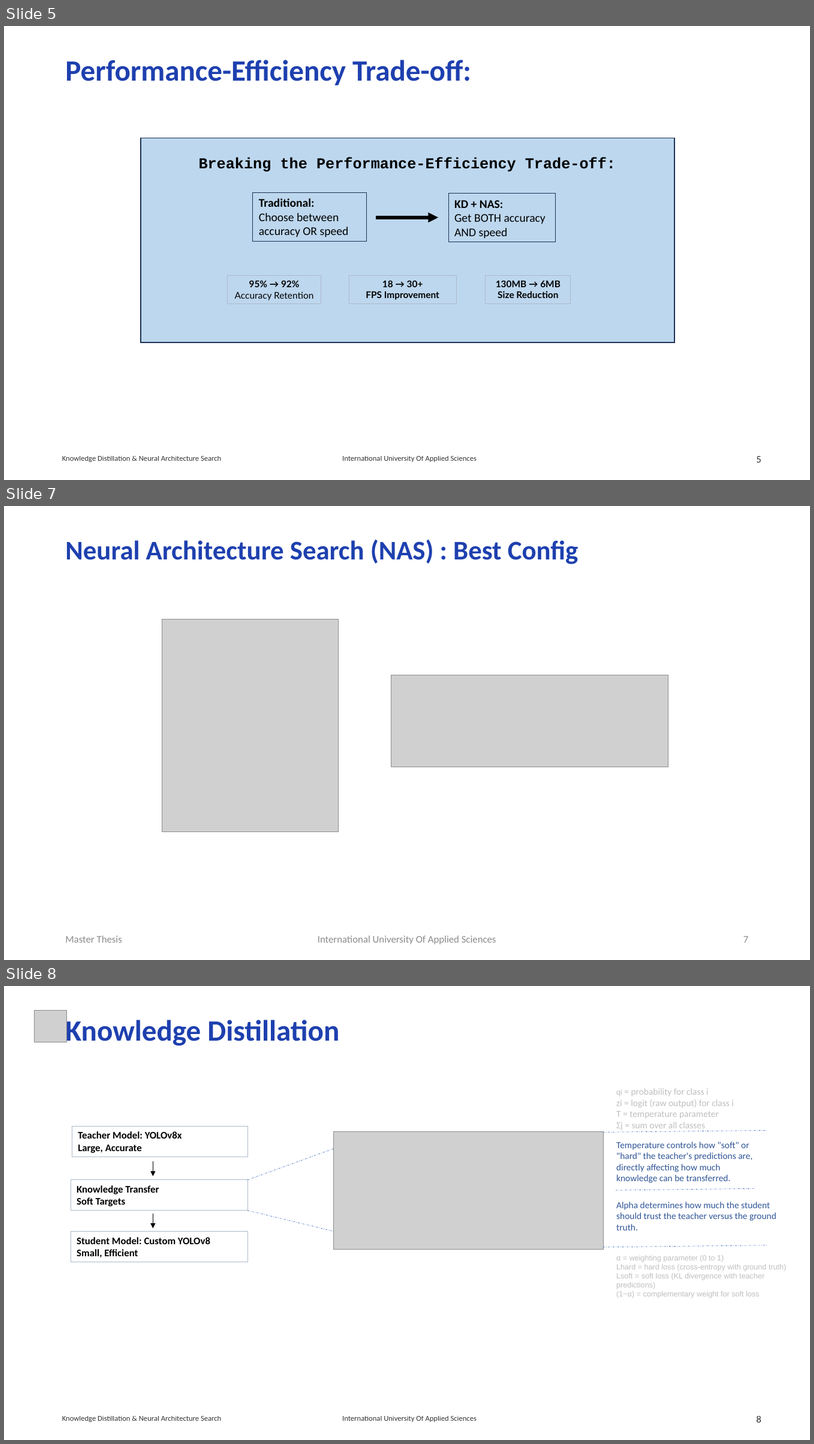
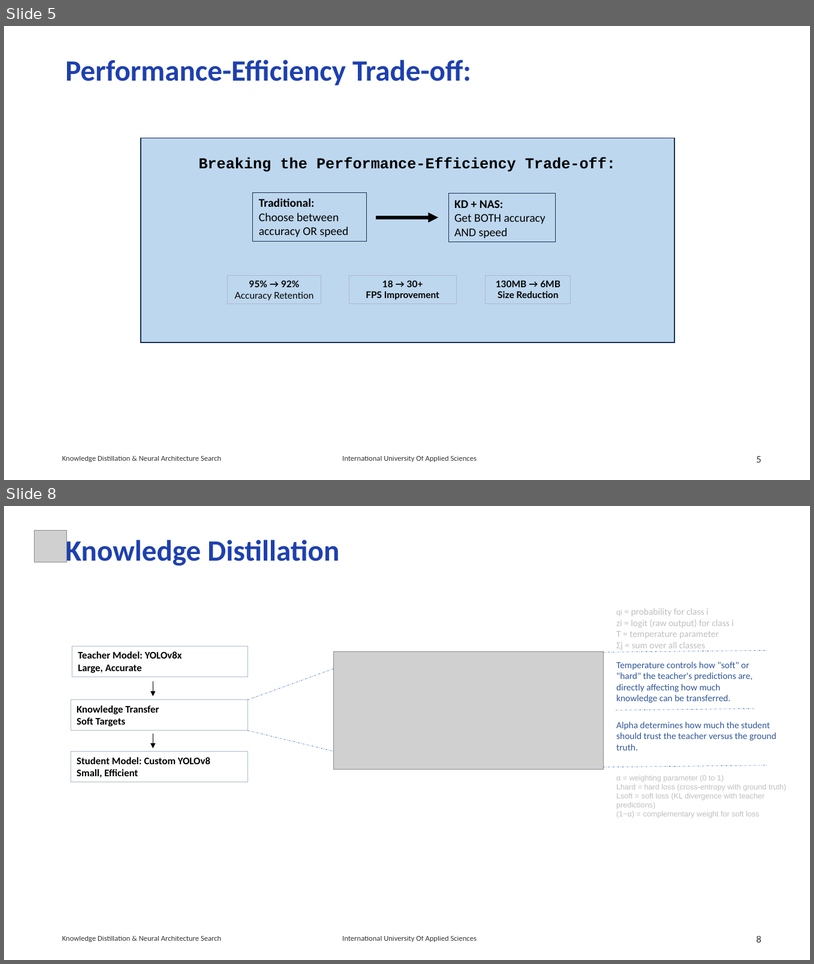
Before and after one commit to RajeshRamadas/yolov8-model-optimization, a slide deck: 01-Project-management/presentation/KnowledgeDistillation.pptx. Shown one above the other, each under a label of ours: slides 5, 7 and 8 before the commit, slides 5 and 8 after it; the slides between them are not shown. The pictures are 814x1444 and 814x964 pixels, drawn with LibreOffice and Linux fonts; fonts in the diff are those of the drawing; grey boxes stand for pictures. Boxes give left, top, right and bottom in pixels: in the first picture for what was removed or moved away, otherwise in the second. Text is boxed around its words. In the diff, an @@ line names an element or a change of style, - is before the commit and + after.

```diff
--- a/01-Project-management/presentation/KnowledgeDistillation.pptx
+++ b/01-Project-management/presentation/KnowledgeDistillation.pptx
@@ slide 7 removed at (4, 506, 810, 960), background #FFFFFF @@
@@ title removed at (65, 540, 579, 564) @@
-Neural Architecture Search (NAS) : Best Config
@@ picture removed at (162, 619, 339, 831) @@
@@ picture removed at (392, 675, 669, 767) @@
@@ text removed at (65, 935, 122, 942) @@
-Master Thesis
@@ text removed at (318, 935, 497, 944) @@
-International University Of Applied Sciences
@@ page number removed at (744, 936, 749, 942) @@
-7
```
Also in this commit, not shown: 2 slides changed, 1 slide added.
